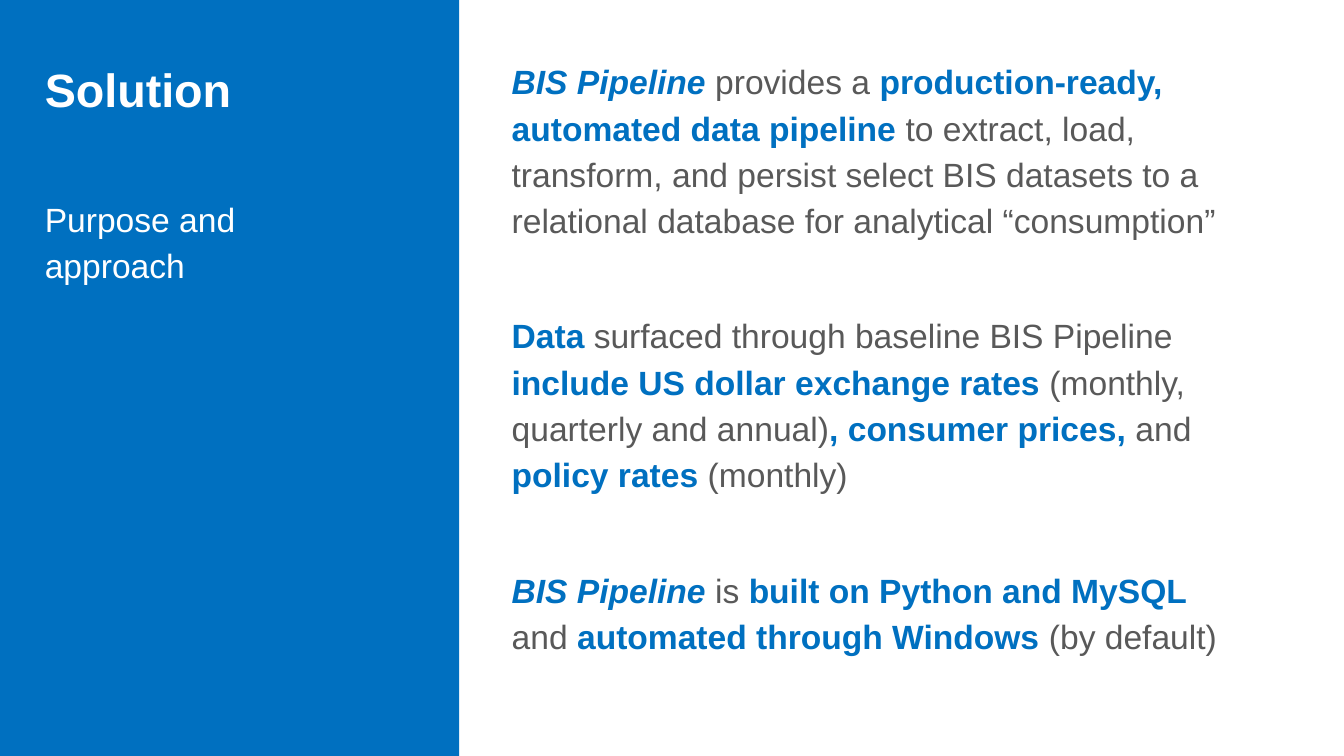
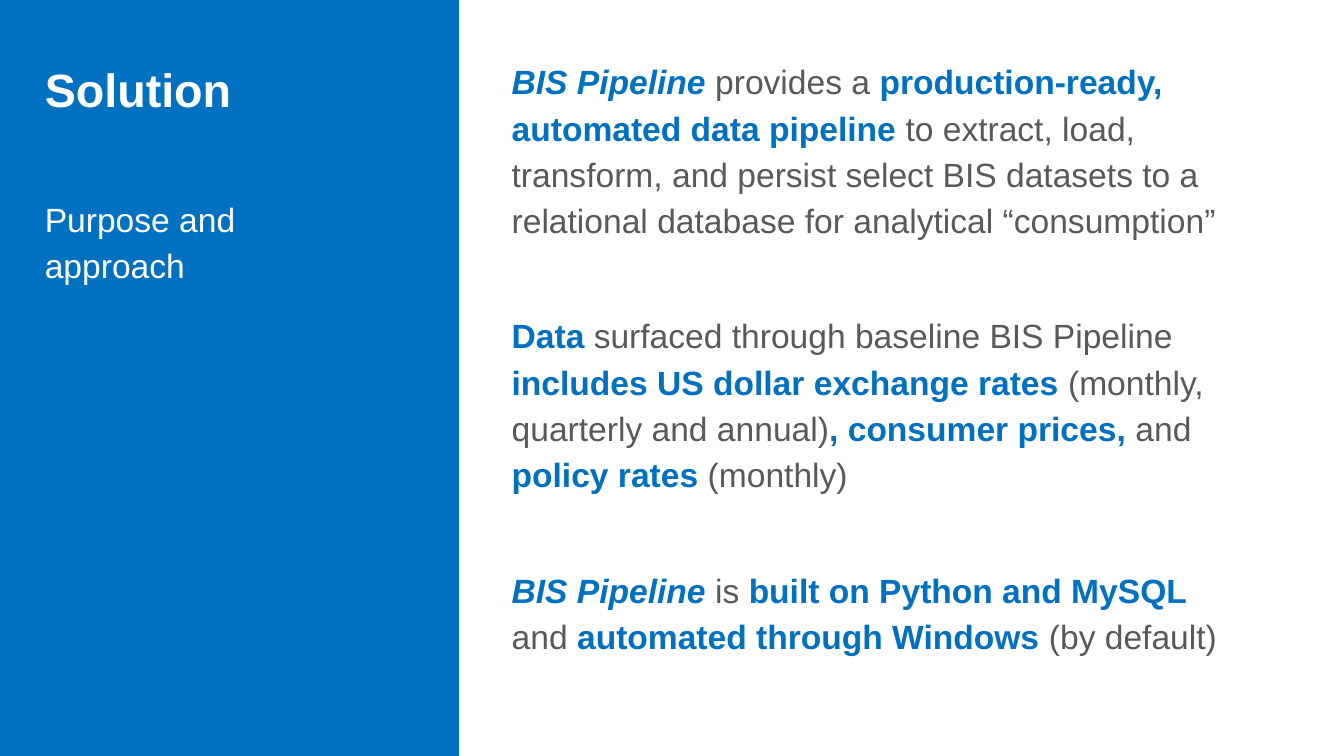
Before and after one commit to lanewhitmore/BIS_Data_Pipeline, a slide deck: slide 4 of docs/ADS507-Team6-Final-Project-Presentation.pptx. Drawn at 1344x756 pixels with LibreOffice and Linux fonts; fonts in the diff are those of the drawing. Boxes give left, top, right and bottom in pixels: in the first picture for what was removed or moved away, otherwise in the second. Text is boxed around its words. In the diff, an @@ line names an element or a change of style, - is before the commit and + after.

```diff
--- a/docs/ADS507-Team6-Final-Project-Presentation.pptx
+++ b/docs/ADS507-Team6-Final-Project-Presentation.pptx
@@ text at <box>512,323,1204,494</box>: text changed @@
-Data surfaced through baseline BIS Pipeline include US dollar exchange rates (monthly, quarterly and annual), consumer prices, and policy rates (monthly)
+Data surfaced through baseline BIS Pipeline includes US dollar exchange rates (monthly, quarterly and annual), consumer prices, and policy rates (monthly)
```
Also in this commit, not shown: 2 other slides changed, 5 slides added, 2 other files.
